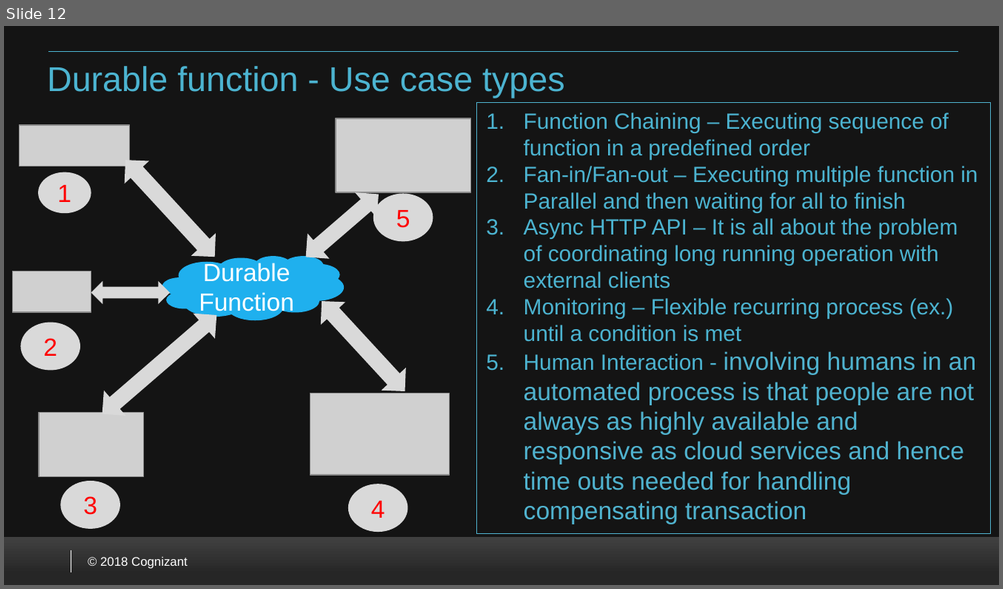
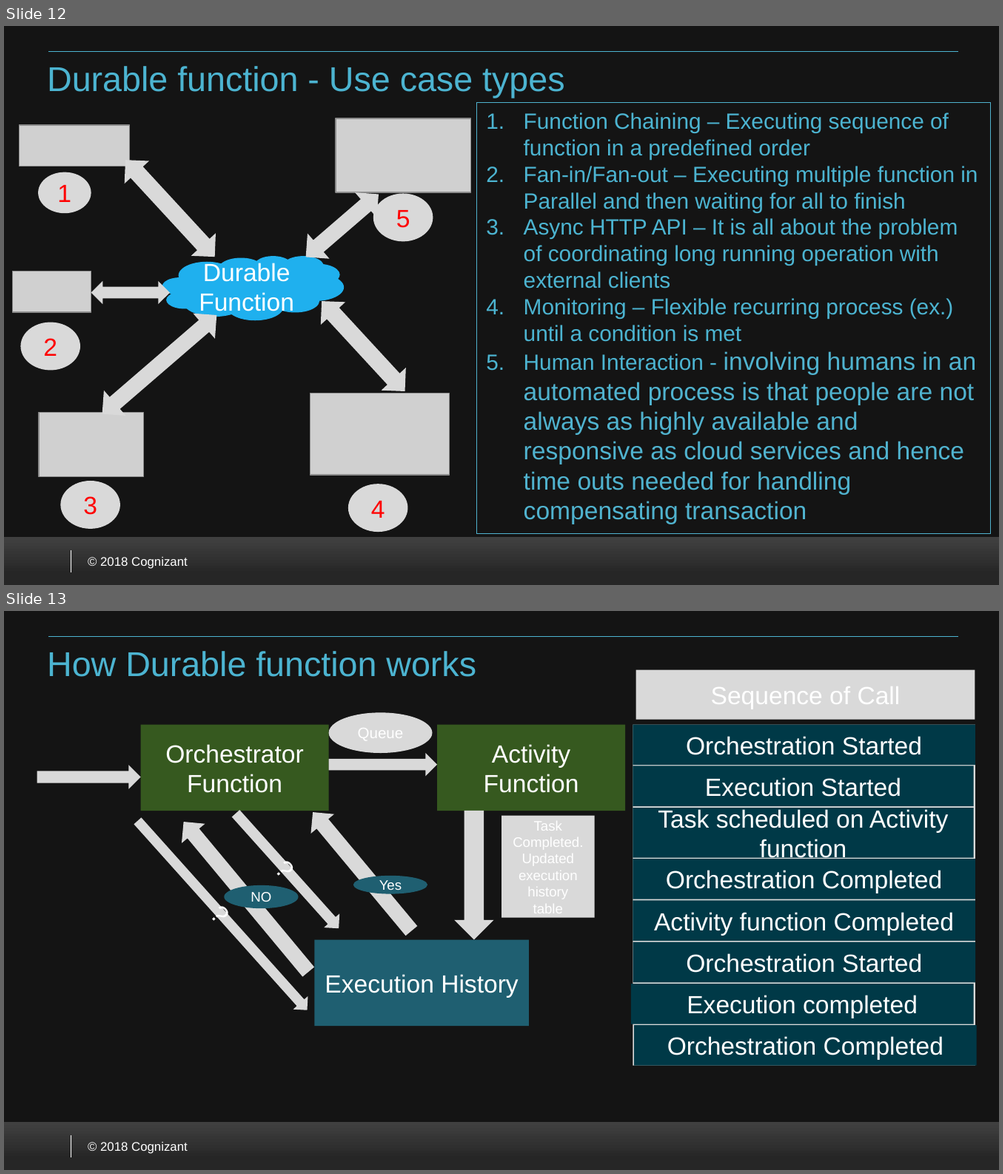
Before and after one commit to VenkateshSrini/MyDocuments, a slide deck: Azurefunction 2.0.pptx. Shown one above the other, each under a label of ours: slide 12 before the commit, slides 12 and 13 after it. The pictures are 1003x589 and 1003x1174 pixels, drawn with LibreOffice and Linux fonts; fonts in the diff are those of the drawing; grey boxes stand for pictures; background and template pictures are left out. Boxes give left, top, right and bottom in pixels: in the first picture for what was removed or moved away, otherwise in the second. Text is boxed around its words. In the diff, an @@ line names an element or a change of style, - is before the commit and + after.

Commit message:
added additional slide

```diff
--- a/Azurefunction 2.0.pptx
+++ b/Azurefunction 2.0.pptx
@@ slide 13 added at box(4, 611, 999, 1170), background #FFFFFF; not listed: 5 template elements that a slide beside it also shows @@
@@ title added at box(47, 651, 476, 677), 25 pt, text #4CB4D1 @@
+How Durable function works
@@ rectangle added at box(635, 669, 975, 719), fill #D9D9D9, 18 pt, text #FFFFFF @@
+Sequence of Call
@@ ellipse added at box(328, 712, 432, 753), fill #D9D9D9, 11 pt, text #FFFFFF @@
+Queue
@@ rectangle added at box(140, 724, 328, 811), fill #365A20, 18 pt, text #FFFFFF @@
+Orchestrator Function
@@ rectangle added at box(437, 724, 625, 811), fill #365A20, 18 pt, text #FFFFFF @@
+Activity Function
@@ rectangle added at box(632, 724, 975, 1065), fill #D9D9D9 @@
@@ rectangle added at box(632, 724, 975, 765), fill #003948, 18 pt, text #FFFFFF @@
+Orchestration Started
@@ right arrow added at box(37, 765, 140, 789), fill #D9D9D9 @@
@@ right arrow added at box(328, 753, 437, 776), fill #D9D9D9 @@
@@ text added at box(705, 777, 901, 797), 18 pt, text #FFFFFF @@
+Execution Started
@@ right arrow added at box(227, 806, 346, 936), fill #D9D9D9, 18 pt, text #FFFFFF @@
+?
@@ right arrow added at box(301, 803, 422, 940), fill #D9D9D9 @@
@@ text added at box(657, 809, 948, 859), 18 pt, text #FFFFFF @@
+Task scheduled on Activity function
@@ right arrow added at box(131, 815, 315, 1018), fill #D9D9D9, 18 pt, text #FFFFFF @@
+?
@@ right arrow added at box(172, 812, 319, 981), fill #D9D9D9 @@
@@ down arrow added at box(455, 811, 495, 940), fill #D9D9D9 @@
@@ rectangle added at box(501, 816, 594, 918), fill #D9D9D9, 10 pt, text #FFFFFF @@
+Task Completed. Updated execution history table
@@ ellipse added at box(353, 876, 428, 894), fill #1F5F71, 10 pt, text #FFFFFF @@
+Yes
@@ text added at box(666, 870, 942, 893), 18 pt, text #FFFFFF @@
+Orchestration Completed
@@ ellipse added at box(224, 886, 299, 908), fill #1F5F71, 10 pt, text #FFFFFF @@
+NO
@@ text added at box(654, 912, 953, 935), 18 pt, text #FFFFFF @@
+Activity function Completed
@@ rectangle added at box(314, 940, 528, 1027), fill #1F5F71, 18 pt, text #FFFFFF @@
+Execution History
@@ text added at box(686, 954, 922, 973), 18 pt, text #FFFFFF @@
+Orchestration Started
@@ text added at box(686, 995, 917, 1018), 18 pt, text #FFFFFF @@
+Execution completed
@@ rectangle added at box(634, 1025, 976, 1067), fill #003948, 18 pt, text #FFFFFF @@
+Orchestration Completed
```
